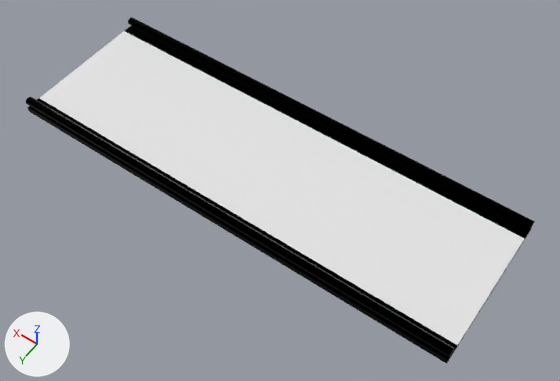
The FBX model Projet-NSI/Assets/Blender/chemin.fbx, before and after one commit.
Camera for both pictures: a 50 mm lens placed at (-18.2, 23.8, 35.9), pointed at (-1.5, 0.5, -0.7). Arrows for +X, +Y and +Z are at lower left; the lights stay in place. Where no turn or scale is listed for an object, it has been applied to the vertices.
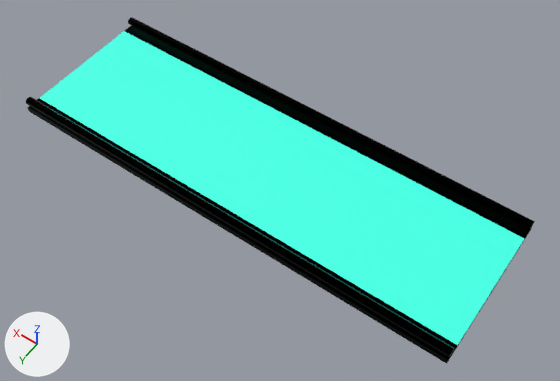
Pixel boxes [x1, y1, x2, y2] of what changed, in the pictures (560 x 381 px):
'Cube', recoloured, surface changed (white to cyan): [37, 25, 527, 351] in both
'Cube.001', surface changed: [37, 25, 454, 351] in both

The change, as a diff of the scene's bpy script:
```diff
--- a/Projet-NSI/Assets/Blender/chemin.fbx.py
+++ b/Projet-NSI/Assets/Blender/chemin.fbx.py
@@ mat_matériau @@
 mat_matériau = principled_material('Matériau')
-mat_matériau.base_color = (0.8, 0.8, 0.8)  # white #e7e7e7
+mat_matériau.base_color = (0.0407, 0.8, 0.574)  # cyan #39e7c7
 mat_matériau.roughness = 0.4
+mat_matériau.emission_color = (0.0114, 0.236, 0.224)  # cyan #1c8582
+mat_matériau.emission_strength = 1.0
@@ mat_lumière @@
 mat_lumière.roughness = 0.4
+mat_lumière.emission_strength = 1.0
```
